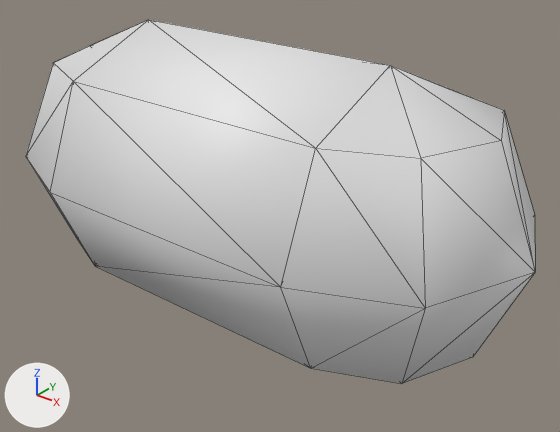
The Blender file models/monster/monster_arm_segment.blend as it was, and as the next commit left it.
The view is the same before and after, from a 50 mm camera at (1.62, -1.891, 1.077) aimed at (0.093, 0.017, -0.106). Arrows for +X, +Y and +Z are at lower left; the lights stay in place. Mesh edges are drawn as thin lines.
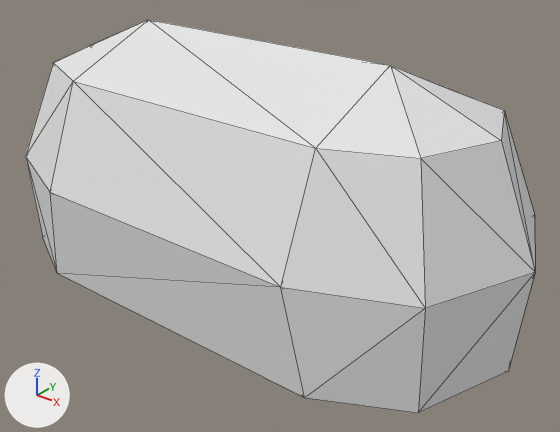
Boxes [x1, y1, x2, y2] around the edits, measured in the pictures (560 x 432 px; the box of a moved part takes in the faces that stretch with it):
'Cylinder', reshaped (8% taller)
    before: [26, 20, 535, 384]
    after: [26, 20, 535, 413]
part 1 of me_cylinder, moved or reshaped
    before: [26, 157, 535, 384]
    after: [26, 157, 535, 413]
part 2 of me_cylinder, shading changed
    both: [26, 20, 535, 308]

The change, as a list of edits to the scene's bpy script:
```text
Change me_cylinder:
    where me_cylinder.from_pydata(...)  # 34 vertices, 42 faces; spans x -0.5..0.5, y -0.49..0.51, z -1.0..1.0
    used by ob_cylinder; location = (0.0, 0.0, 0.0); rotation_euler = (0.0, 1.571, 0.0), in degrees (0, 90, 0)
    me_cylinder part 1: all 12 vertices in x 0.36..0.5, y -0.35..0.36, z -0.85..0.86 are scaled about their middle by (1, 1.34, 1.13)
    me_cylinder part 2: all faces are now shaded flat (42 of 42 changed)
```
